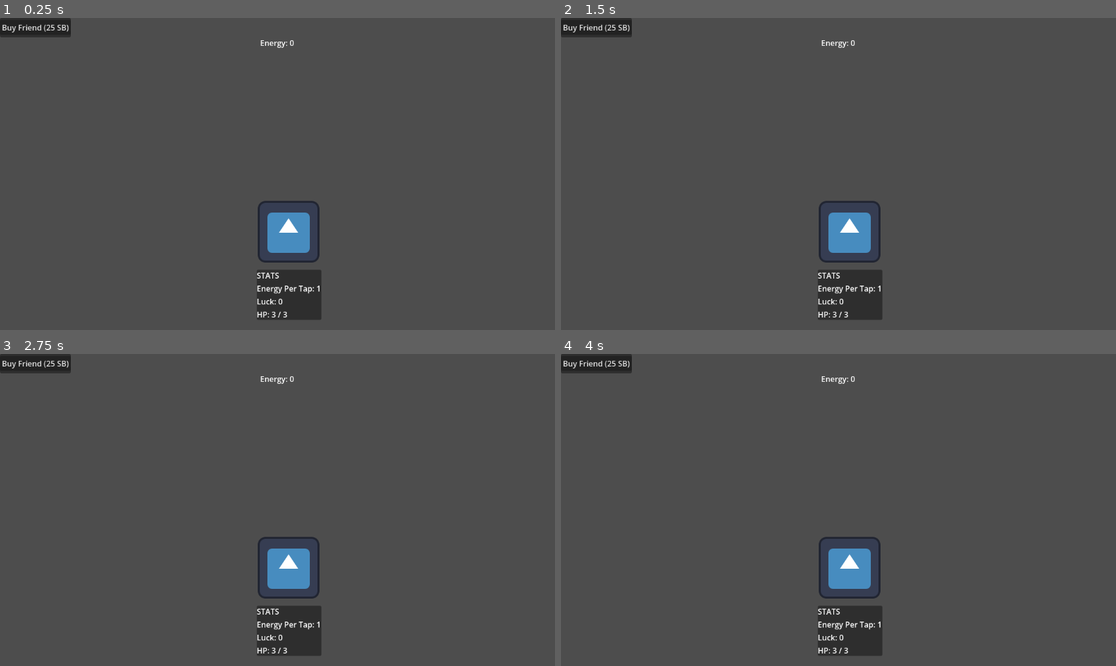
Above: before the commit, frames 1-4 (two rows, left to right).
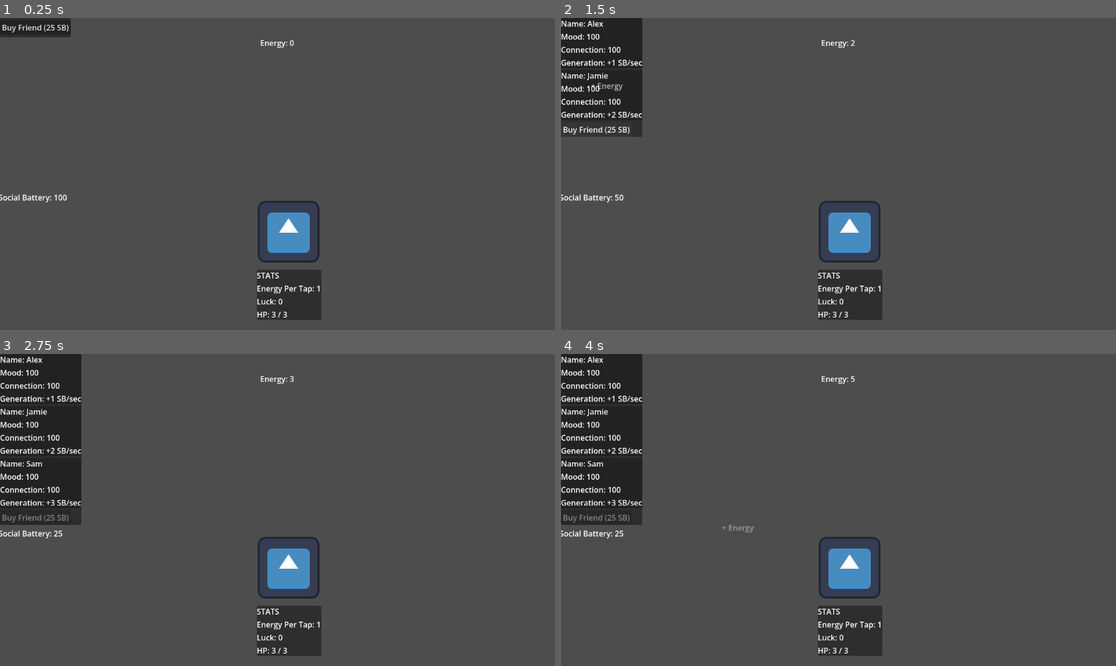
Above: after the commit, the same moments.

Repository: AzeOcram/checkpoint-gamejam
Game: Godot game, scene res://scenes/main/main.tscn
Same seed, same stepped clock (60 frames per second), same inputs: the game is played once before the commit and once after it. The engine's default icon, where the game draws it, is replaced by a stand-in: a white triangle on a blue panel in a dark square.
Inputs (mouse positions are in pixels of both pictures, inside the frame that each line leads up to):
- Up to frame 1 (0.25 s): no input
- Up to frame 2 (1.5 s): click "Buy Friend (25 SB)" at 0.5 s; click "Buy Friend (25 SB)" at 1.25 s
- Up to frame 3 (2.75 s): click "Buy Friend (25 SB)" at 2 s
- Up to frame 4 (4 s): move the mouse to (960, 494) at 2.77 s; press the mouse at (960, 494) at 2.78 s; move the mouse to (727, 525) at 3.52 s; release the mouse at (727, 525) at 3.53 s; click (727, 525) at 3.6 s

The runs differ from the first frame. In frame 1, 0.1% of the frame differs, in the area x 0-13%, y 56-60%; in frame 2, 4.4%; in frame 3, 7.2%; in frame 4, 7.2%, in the area x 0-53%, y 0-60%.
Error before the commit: Parse Error: Identifier "energy_per_tap_label" not declared in the current scope. (res://scripts/main/main.gd:30)

Commit message:
refactor(recruitment): added improvements to friend system

Diff:
--- a/project.godot
+++ b/project.godot
@@ -12,7 +12,7 @@
 
 config/name="friend-game"
 run/main_scene="uid://dt1hh84lovq45"
-config/features=PackedStringArray("4.7", "GL Compatibility")
+config/features=PackedStringArray("4.6", "GL Compatibility")
 config/icon="res://icon.svg"
 
 [autoload]
--- /dev/null
+++ b/resources/friends/alex.tres
@@ -0,0 +1,10 @@
+[gd_resource type="Resource" script_class="FriendData" format=3 uid="uid://cfwlyqt6btdqc"]
+
+[ext_resource type="Script" uid="uid://chluj6iek0are" path="res://resources/friends/friend_data.gd" id="1_r8pvq"]
+[ext_resource type="Texture2D" uid="uid://c0hbwcjvnjwin" path="res://icon.svg" id="2_0uyo6"]
+
+[resource]
+script = ExtResource("1_r8pvq")
+friend_name = "Alex"
+sprite = ExtResource("2_0uyo6")
+metadata/_custom_type_script = "uid://chluj6iek0are"
--- /dev/null
+++ b/resources/friends/friend_data.gd
@@ -0,0 +1,20 @@
+extends Resource
+class_name FriendData
+
+# Friend identity
+@export var friend_name: String = "Friend"
+
+# Recruitment
+@export var recruitment_cost: int = 25
+
+# Friend stats
+@export var mood: int = 100
+@export var connection: int = 100
+@export var social_battery_generation: int = 1
+
+# Friend appearance
+@export var sprite: Texture2D
+
+# Future:
+# - Sprite
+# - Other friend-specific stats
--- /dev/null
+++ b/resources/friends/jamie.tres
@@ -0,0 +1,11 @@
+[gd_resource type="Resource" script_class="FriendData" format=3 uid="uid://dv2ktf70kyn5o"]
+
+[ext_resource type="Script" uid="uid://chluj6iek0are" path="res://resources/friends/friend_data.gd" id="1_m77ah"]
+[ext_resource type="Texture2D" uid="uid://c0hbwcjvnjwin" path="res://icon.svg" id="2_5vpq6"]
+
+[resource]
+script = ExtResource("1_m77ah")
+friend_name = "Jamie"
+social_battery_generation = 2
+sprite = ExtResource("2_5vpq6")
+metadata/_custom_type_script = "uid://chluj6iek0are"
--- /dev/null
+++ b/resources/friends/sam.tres
@@ -0,0 +1,11 @@
+[gd_resource type="Resource" script_class="FriendData" format=3 uid="uid://qgybiibvb8s3"]
+
+[ext_resource type="Script" uid="uid://chluj6iek0are" path="res://resources/friends/friend_data.gd" id="1_qvoxt"]
+[ext_resource type="Texture2D" uid="uid://c0hbwcjvnjwin" path="res://icon.svg" id="2_24e31"]
+
+[resource]
+script = ExtResource("1_qvoxt")
+friend_name = "Sam"
+social_battery_generation = 3
+sprite = ExtResource("2_24e31")
+metadata/_custom_type_script = "uid://chluj6iek0are"
--- a/scenes/energy/energy_system.tscn
+++ b/scenes/energy/energy_system.tscn
@@ -2,13 +2,9 @@
 
 [ext_resource type="Script" uid="uid://sl70sbmfpq1l" path="res://scripts/energy/energy_system.gd" id="1_piqoi"]
 
-[node name="EnergySystem" type="Control" unique_id=819066042]
+[node name="EnergySystem" type="Control" unique_id=1746223679]
 layout_mode = 3
-anchors_preset = 15
-anchor_right = 1.0
-anchor_bottom = 1.0
-grow_horizontal = 2
-grow_vertical = 2
+anchors_preset = 0
 script = ExtResource("1_piqoi")
 
 [node name="EnergyLabel" type="Label" parent="." unique_id=1223879756]
--- a/scenes/friends/friend.tscn
+++ b/scenes/friends/friend.tscn
@@ -1,6 +1,6 @@
 [gd_scene format=3 uid="uid://cjwlh8h2v3r66"]
 
-[ext_resource type="Script" uid="uid://c1v6ptfhn726w" path="res://scripts/friend/friend.gd" id="1_ugumg"]
+[ext_resource type="Script" uid="uid://c1v6ptfhn726w" path="res://scripts/friends/friend.gd" id="1_ugumg"]
 
 [node name="Friend" type="PanelContainer" unique_id=1347383331]
 custom_minimum_size = Vector2(0, 60)
@@ -22,3 +22,5 @@
 
 [node name="GenerationLabel" type="Label" parent="VBoxContainer" unique_id=326627968]
 layout_mode = 2
+
+[node name="FriendSprite" type="Sprite2D" parent="VBoxContainer" unique_id=1026074851]
--- /dev/null
+++ b/scenes/friends/recruitment_system.tscn
@@ -0,0 +1,6 @@
+[gd_scene format=3 uid="uid://bhxj7p3jcoghi"]
+
+[ext_resource type="Script" uid="uid://deakgg3w67513" path="res://scripts/friends/recruitment_system.gd" id="1_cyjp4"]
+
+[node name="RecruitmentSystem" type="Node" unique_id=1191812297]
+script = ExtResource("1_cyjp4")
--- /dev/null
+++ b/scenes/main/friends_panel.tscn
@@ -0,0 +1,19 @@
+[gd_scene format=3 uid="uid://bs6y4k30lyphl"]
+
+[ext_resource type="Script" uid="uid://c5ktth8rywk88" path="res://scripts/main/friends_panel.gd" id="1_7jyo1"]
+
+[node name="FriendsPanel" type="PanelContainer" unique_id=4352755]
+offset_right = 147.0
+offset_bottom = 40.0
+script = ExtResource("1_7jyo1")
+
+[node name="VBoxContainer" type="VBoxContainer" parent="." unique_id=715070115]
+layout_mode = 2
+
+[node name="FriendList" type="VBoxContainer" parent="VBoxContainer" unique_id=171448405]
+layout_mode = 2
+
+[node name="BuyFriendButton" type="Button" parent="VBoxContainer" unique_id=1009859634]
+layout_mode = 2
+size_flags_horizontal = 0
+text = "Buy Friend (25 SB)"
--- a/scenes/main/main.tscn
+++ b/scenes/main/main.tscn
@@ -3,7 +3,10 @@
 [ext_resource type="PackedScene" uid="uid://bu4sfbhb1lyqp" path="res://scenes/player/player.tscn" id="1_hyk8p"]
 [ext_resource type="Script" uid="uid://cwcmwih7tclyh" path="res://scripts/main/main.gd" id="1_iuonh"]
 [ext_resource type="PackedScene" uid="uid://ci201s104vhtk" path="res://scenes/main/stats_panel.tscn" id="3_k2fmo"]
+[ext_resource type="PackedScene" uid="uid://bs6y4k30lyphl" path="res://scenes/main/friends_panel.tscn" id="3_yyfjg"]
 [ext_resource type="PackedScene" uid="uid://b2i8fygag633i" path="res://scenes/energy/energy_system.tscn" id="5_6q06x"]
+[ext_resource type="PackedScene" uid="uid://bdpxj05qumq84" path="res://scenes/social_battery/social_battery_system.tscn" id="5_ow5a4"]
+[ext_resource type="PackedScene" uid="uid://bhxj7p3jcoghi" path="res://scenes/friends/recruitment_system.tscn" id="6_hujxm"]
 [ext_resource type="Script" uid="uid://bkwgaojs1e0rl" path="res://scripts/main/game_input.gd" id="6_ow5a4"]
 
 [node name="Main" type="Control" unique_id=487311497]
@@ -24,6 +27,9 @@
 offset_right = 667.0
 offset_bottom = 627.0
 
+[node name="FriendsPanel" parent="UI" unique_id=4352755 instance=ExtResource("3_yyfjg")]
+layout_mode = 0
+
 [node name="Systems" type="Node" parent="." unique_id=2118144932]
 
 [node name="GameInput" type="Node" parent="Systems" unique_id=1107179277]
@@ -31,31 +37,9 @@
 
 [node name="EnergySystem" parent="Systems" unique_id=819066042 instance=ExtResource("5_6q06x")]
 
-[node name="PlayerVisual" parent="." unique_id=470255114 instance=ExtResource("1_hyk8p")]
+[node name="SocialBatterySystem" parent="Systems" unique_id=351034360 instance=ExtResource("5_ow5a4")]
+
+[node name="RecruitmentSystem" parent="Systems" unique_id=1191812297 instance=ExtResource("6_hujxm")]
+
+[node name="Player" parent="." unique_id=470255114 instance=ExtResource("1_hyk8p")]
 position = Vector2(599, 444)
-
-[node name="FriendsPanel" type="PanelContainer" parent="." unique_id=2138563778]
-layout_mode = 0
-offset_right = 40.0
-offset_bottom = 40.0
-
-[node name="VBoxContainer" type="VBoxContainer" parent="FriendsPanel" unique_id=516155204]
-layout_mode = 2
-
-[node name="FriendList" type="VBoxContainer" parent="FriendsPanel/VBoxContainer" unique_id=1107586440]
-layout_mode = 2
-
-[node name="BuyFriendButton" type="Button" parent="FriendsPanel/VBoxContainer" unique_id=1915222620]
-layout_mode = 2
-size_flags_horizontal = 0
-text = "Buy Friend (25 SB)"
-
-[node name="SocialBatteryLabel" type="Label" parent="." unique_id=1786517169]
-layout_mode = 0
-offset_left = 557.0
-offset_top = 334.0
-offset_right = 596.0
-offset_bottom = 357.0
-
-[node name="SocialBatteryTimer" type="Timer" parent="." unique_id=1946115025]
-autostart = true
--- /dev/null
+++ b/scenes/social_battery/social_battery_system.tscn
@@ -0,0 +1,17 @@
+[gd_scene format=3 uid="uid://bdpxj05qumq84"]
+
+[ext_resource type="Script" uid="uid://dkvnyamyord7v" path="res://scripts/social_battery/social_battery_system.gd" id="1_ssfca"]
+
+[node name="SocialBatterySystem" type="Node" unique_id=257091885]
+script = ExtResource("1_ssfca")
+
+[node name="SocialBatteryLabel" type="Label" parent="." unique_id=1786502703]
+offset_left = -3.0
+offset_top = 361.0
+offset_right = 108.0
+offset_bottom = 384.0
+text = "Social Battery:"
+horizontal_alignment = 1
+vertical_alignment = 1
+
+[node name="SocialBatteryTimer" type="Timer" parent="." unique_id=1098402953]
--- a/scripts/energy/energy_system.gd
+++ b/scripts/energy/energy_system.gd
@@ -11,14 +11,46 @@
 	update_energy_ui()
 
 
+# Energy API
+#
+# Use these functions for all Energy-related operations.
+# The actual Energy value is stored in Player.
+
+
+# Returns the player's current Energy.
+func get_amount() -> int:
+	return Player.get_energy()
+
+
+# Adds Energy to the player.
+func add(amount: int) -> void:
+	Player.energy += amount
+
+
+# Attempts to spend Energy.
+# Returns true if the player had enough Energy.
+func spend(amount: int) -> bool:
+	if not can_afford(amount):
+		return false
+
+	Player.energy -= amount
+	return true
+
+
+# Checks whether the player can afford an amount
+# without changing their Energy.
+func can_afford(amount: int) -> bool:
+	return Player.energy >= amount
+
+
 func _on_tapped(position: Vector2) -> void:
-	Player.add_energy(Player.get_energy_per_tap())
+	add(Player.get_energy_per_tap())
 	update_energy_ui()
 	spawn_energy_feedback(position)
 
 
 func update_energy_ui() -> void:
-	energy_label.text = "Energy: " + str(Player.get_energy())
+	energy_label.text = "Energy: " + str(get_amount())
 
 
 func spawn_energy_feedback(position: Vector2) -> void:
--- a/scripts/friend/friend.gd
+++ /dev/null
@@ -1,24 +0,0 @@
-extends Control
-class_name FriendNode
-
-@onready var name_label: Label = $VBoxContainer/NameLabel
-@onready var mood_label: Label = $VBoxContainer/MoodLabel
-@onready var connection_label: Label = $VBoxContainer/ConnectionLabel
-@onready var generation_label: Label = $VBoxContainer/GenerationLabel
-
-var friend_name: String = "Friend"
-var mood: int = 100
-var connection: int = 100
-var social_battery_generation: int = 1
-
-func setup(p_name: String) -> void:
-	friend_name = p_name
-
-func _ready() -> void:
-	update_display()
-
-func update_display() -> void:
-	name_label.text = "Name: " + friend_name
-	mood_label.text = "Mood: " + str(mood)
-	connection_label.text = "Connection: " + str(connection)
-	generation_label.text = "Generation: +" + str(social_battery_generation) + " SB/sec"
--- /dev/null
+++ b/scripts/friends/friend.gd
@@ -0,0 +1,33 @@
+extends Control
+class_name FriendNode
+
+
+# Nodes
+@onready var friend_sprite: Sprite2D = $VBoxContainer/FriendSprite
+@onready var name_label: Label = $VBoxContainer/NameLabel
+@onready var mood_label: Label = $VBoxContainer/MoodLabel
+@onready var connection_label: Label = $VBoxContainer/ConnectionLabel
+@onready var generation_label: Label = $VBoxContainer/GenerationLabel
+
+
+# Friend Data
+var data: FriendData
+
+
+func _ready() -> void:
+	update_display()
+
+
+# Sets the data for this friend.
+func setup(friend_data: FriendData) -> void:
+	data = friend_data
+
+
+func update_display() -> void:
+	if data == null:
+		return
+
+	name_label.text = "Name: " + data.friend_name
+	mood_label.text = "Mood: " + str(data.mood)
+	connection_label.text = "Connection: " + str(data.connection)
+	generation_label.text = "Generation: +" + str(data.social_battery_generation) + " SB/sec"
--- /dev/null
+++ b/scripts/friends/recruitment_system.gd
@@ -0,0 +1,81 @@
+extends Node
+
+
+# Recruitment System
+#
+# This system is responsible for recruiting and managing friends.
+#
+# Recruitment does NOT directly modify Social Battery.
+# It uses SocialBatterySystem to check and spend Social Battery.
+
+# Friend scene used as the template for every recruited friend.
+const FRIEND_SCENE = preload("res://scenes/friends/friend.tscn")
+
+# Stores all FriendData resources that are available for recruitment.
+var available_friends: Array[FriendData] = []
+
+# Stores all currently recruited FriendNode instances.
+var friends: Array[FriendNode] = []
+
+
+# Reference to the Social Battery system.
+@onready var social_battery_system = get_node("../SocialBatterySystem")
+
+
+func _ready() -> void:
+	load_friend_data()
+
+
+# Loads all FriendData resources from the friends folder.
+#
+# This means new friends can be added by simply creating
+# another .tres file in the folder without changing this script.
+func load_friend_data() -> void:
+	var directory := DirAccess.open("res://resources/friends")
+
+	if directory == null:
+		return
+
+	for file_name in directory.get_files():
+		if file_name.ends_with(".tres"):
+			var friend_data = load(
+				"res://resources/friends/" + file_name
+			) as FriendData
+
+			if friend_data != null:
+				available_friends.append(friend_data)
+
+
+# Checks whether the player can currently recruit a friend.
+func can_recruit() -> bool:
+	if available_friends.is_empty():
+		return false
+
+	var friend_data: FriendData = available_friends[0]
+
+	return social_battery_system.can_afford(friend_data.recruitment_cost)
+
+
+# Attempts to recruit a friend.
+#
+# Returns the newly created FriendNode if successful.
+# Returns null if the player cannot afford the recruitment
+# or there are no friends left to recruit.
+func recruit_friend() -> FriendNode:
+	if available_friends.is_empty():
+		return null
+
+	var friend_data: FriendData = available_friends[0]
+
+	if not social_battery_system.spend(friend_data.recruitment_cost):
+		return null
+
+	available_friends.pop_front()
+
+	var friend_instance: FriendNode = FRIEND_SCENE.instantiate()
+
+	friend_instance.setup(friend_data)
+
+	friends.append(friend_instance)
+
+	return friend_instance
--- /dev/null
+++ b/scripts/main/friends_panel.gd
@@ -0,0 +1,31 @@
+extends PanelContainer
+
+
+# Nodes
+@onready var friend_list: VBoxContainer = $VBoxContainer/FriendList
+@onready var buy_friend_button: Button = $VBoxContainer/BuyFriendButton
+
+
+# Reference to the Recruitment System.
+@onready var recruitment_system = $"../../Systems/RecruitmentSystem"
+
+
+func _ready() -> void:
+	buy_friend_button.pressed.connect(_on_buy_friend_button_pressed)
+	call_deferred("update_ui")
+
+
+# Attempts to recruit a friend when the button is pressed.
+func _on_buy_friend_button_pressed() -> void:
+	var friend: FriendNode = recruitment_system.recruit_friend()
+
+	if friend == null:
+		return
+
+	friend_list.add_child(friend)
+	update_ui()
+
+
+# Updates the recruitment UI.
+func update_ui() -> void:
+	buy_friend_button.disabled = not recruitment_system.can_recruit()
--- a/scripts/main/main.gd
+++ b/scripts/main/main.gd
@@ -1,67 +1,16 @@
-#Main must be responsible for putting together all systems
+# Main must be responsible for putting together all systems.
 extends Control
+
 
 # Nodes
 @onready var game_input = $Systems/GameInput
 @onready var energy_system = $Systems/EnergySystem
+@onready var social_battery_system = $Systems/SocialBatterySystem
+@onready var recruitment_system = $Systems/RecruitmentSystem
 
-const FRIEND_SCENE = preload("res://scenes/friends/friend.tscn")
-const FRIEND_COST: int = 25
-var available_names: Array[String] = ["Alex", "Jamie", "Sam", "Taylor", "Morgan", "Riley", "Jordan", "Casey"]
-
-# State
-var social_battery: int = 100
-var base_sb_generation: int = 1
-var friends: Array[FriendNode] = []
-
-@onready var social_battery_label: Label = $SocialBatteryLabel
-@onready var friend_list: VBoxContainer = $FriendsPanel/VBoxContainer/FriendList
-@onready var buy_friend_button: Button = $FriendsPanel/VBoxContainer/BuyFriendButton
-@onready var social_battery_timer: Timer = $SocialBatteryTimer
 
 func _ready() -> void:
-	update_stats_ui()
-	social_battery_timer.timeout.connect(_on_social_battery_timer_timeout)
-	buy_friend_button.pressed.connect(_on_buy_friend_button_pressed)
-	update_ui()
-
-#Stats Functions
-func update_stats_ui() -> void:
-	energy_per_tap_label.text = "Energy Per Tap: " + str(Player.energy_per_tap)
-	luck_label.text = "Luck: " + str(Player.luck)
-	hp_label.text = "HP: " + str(Player.hp) + " / " + str(Player.max_hp)
-
-func get_total_sb_generation() -> int:
-	var total: int = base_sb_generation
-	for friend in friends:
-		total += friend.social_battery_generation
-	return total
-
-func _on_social_battery_timer_timeout() -> void:
-	social_battery += get_total_sb_generation()
-	update_ui()
-
-func _on_buy_friend_button_pressed() -> void:
-	if social_battery >= FRIEND_COST:
-		social_battery -= FRIEND_COST
-
-		# Instantiate Friend
-		var friend_instance: FriendNode = FRIEND_SCENE.instantiate() as FriendNode
-
-		# Pick name
-		var new_name: String = "Friend " + str(friends.size() + 1)
-		if available_names.size() > 0:
-			new_name = available_names.pop_front() # takes the next name in line
-
-		friend_instance.setup(new_name)
-
-		# Add to scene tree & tracking list
-		friend_list.add_child(friend_instance)
-		friends.append(friend_instance)
-
-		update_ui()
-
-func update_ui() -> void:
-	social_battery_label.text = "Social Battery: %d (+%d/s)" % [social_battery, get_total_sb_generation()]
-	buy_friend_button.disabled = social_battery < FRIEND_COST
+	# Connect systems together.
 	game_input.tapped.connect(energy_system._on_tapped)
+	# Give RecruitmentSystem access to SocialBatterySystem.
+	recruitment_system.social_battery_system = social_battery_system
--- a/scripts/player/player.gd
+++ b/scripts/player/player.gd
@@ -1,15 +1,21 @@
 extends Node2D
 
-#Attributes
+# Attributes
+
+# Stats
 var energy_per_tap: int = 1
 var luck: int = 0
 var hp: int = 3
 var max_hp: int = 3
+
+# Consumables
 var energy: int = 0
+var social_battery: int = 100
 
-#Main Functions
 
-#HP Functions
+# Main Functions
+
+# HP Functions
 func take_damage(amount: int) -> void:
 	hp = max(hp - amount, 0)
 
@@ -17,7 +23,7 @@
 	hp = min(hp + amount, max_hp)
 
 
-#Setters
+# Stat Upgrade Functions
 func upgrade_energy_per_tap(amount: int = 1) -> void:
 	energy_per_tap += amount
 
@@ -28,10 +34,8 @@
 	max_hp += amount
 	hp += amount
 
-func add_energy(amount: int) -> void:
-	energy += amount
 
-#Getters
+# Getters
 func get_energy_per_tap() -> int:
 	return energy_per_tap
 
@@ -46,3 +50,6 @@
 
 func get_energy() -> int:
 	return energy
+
+func get_social_battery() -> int:
+	return social_battery
--- /dev/null
+++ b/scripts/social_battery/social_battery_system.gd
@@ -0,0 +1,56 @@
+extends Node
+
+# NOTE: This is the API you will need to call for all
+# Social Battery related shitt.
+#
+# The actual Social Battery value is stored in Player.
+# This system is responsible for Social Battery mechanics.
+@onready var social_battery_label: Label = $SocialBatteryLabel
+@onready var social_battery_timer: Timer = $SocialBatteryTimer
+
+func _ready() -> void:
+	update_social_battery_ui()
+
+# Returns the player's current Social Battery.
+func get_amount() -> int:
+	return Player.get_social_battery()
+
+
+# Adds Social Battery to the player.
+func add(amount: int) -> void:
+	Player.social_battery += amount
+	update_social_battery_ui()
+
+
+# Attempts to spend Social Battery.
+# Returns true if the player had enough.
+func spend(amount: int) -> bool:
+	if not can_afford(amount):
+		return false
+
+	Player.social_battery -= amount
+	update_social_battery_ui()
+	return true
+
+
+# Checks whether the player can afford an amount
+# without changing their Social Battery.
+func can_afford(amount: int) -> bool:
+	return Player.social_battery >= amount
+
+# Updates the Social Battery UI. #NOTE: Update this function as well
+func update_social_battery_ui() -> void:
+	social_battery_label.text = "Social Battery: " + str(get_amount())
+
+# TODO:
+# Implement Social Battery generation here.
+#
+# The generation system should eventually calculate
+# how much Social Battery is generated and call:
+#
+# add(amount)
+#
+# Do not directly modify Player.social_battery
+# from the generation implementation.
+func generate() -> void:
+	pass
Not shown, added: resources/friends/friend_data.gd.uid
Renamed: scripts/friend/friend.gd.uid -> scripts/friends/friend.gd.uid
Not shown, added: scripts/friends/recruitment_system.gd.uid
Not shown, added: scripts/main/friends_panel.gd.uid
Not shown, added: scripts/social_battery/social_battery_system.gd.uid
